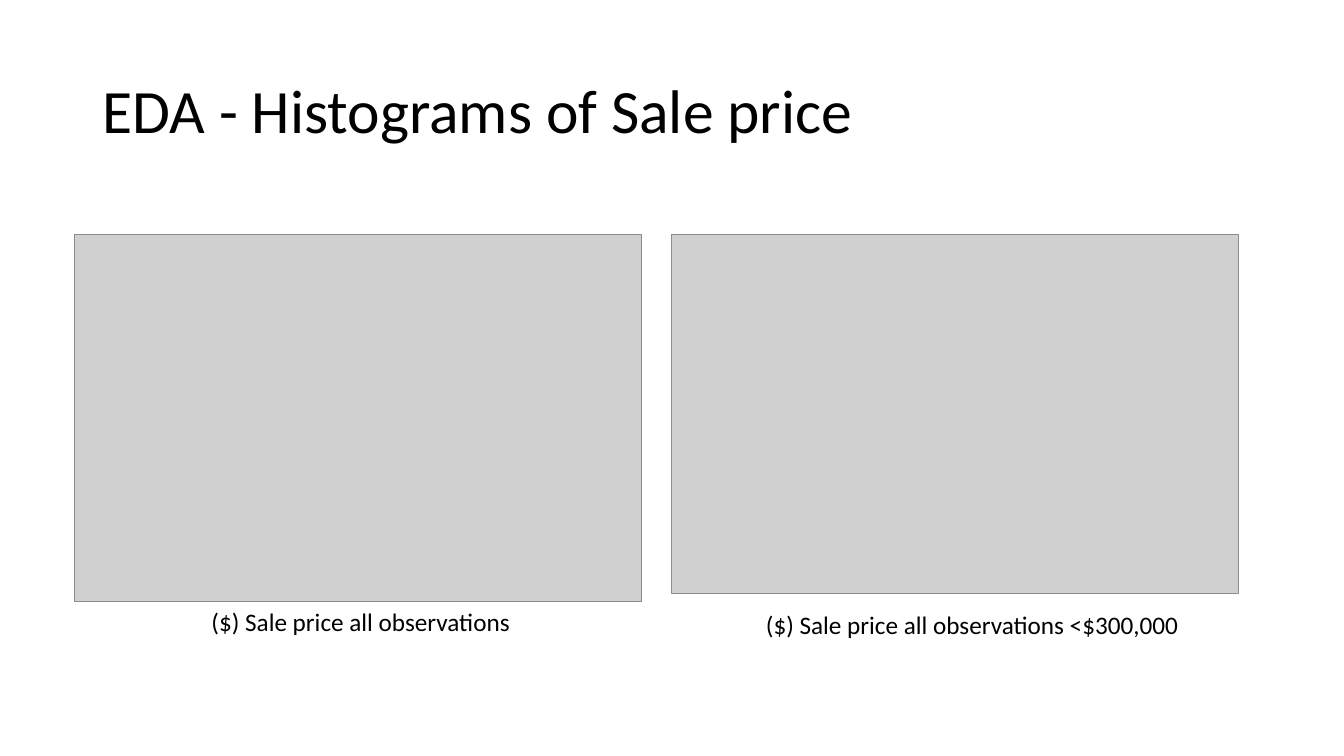
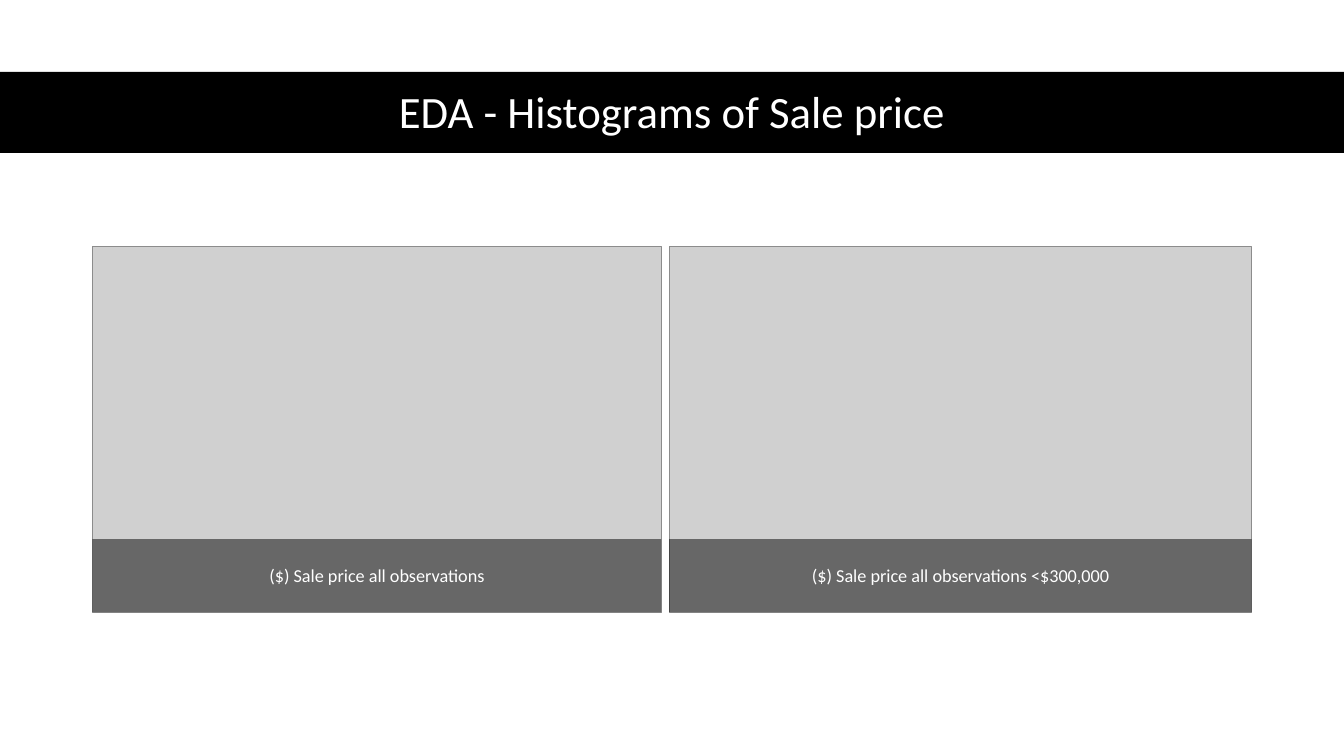
Before and after one commit to djhang99/housing_prices, a slide deck: slide 3 of Draft_Presentation.pptx. Drawn at 1344x756 pixels with LibreOffice and Linux fonts; fonts in the diff are those of the drawing; grey boxes stand for pictures. Boxes give left, top, right and bottom in pixels: in the first picture for what was removed or moved away, otherwise in the second. Text is boxed around its words. In the diff, an @@ line names an element or a change of style, - is before the commit and + after.

Commit message:
presentation formatting

```diff
--- a/Draft_Presentation.pptx
+++ b/Draft_Presentation.pptx
@@ rectangle added at bbox=[0, 72, 1344, 153], fill #000000 @@
@@ title "EDA - Histograms of Sale ...": place and size @@
-title "EDA - Histograms of Sale ..." at bbox=[102, 90, 852, 144]
+title "EDA - Histograms of Sale ..." at bbox=[399, 97, 945, 136]
@@ title "EDA - Histograms of Sale ..." at bbox=[399, 97, 945, 136]: size 44 to 32 pt, text colour #000000 to #FFFFFF; alignment left to centre @@
@@ picture: place and size @@
-picture at bbox=[75, 235, 641, 602]
+picture at bbox=[93, 247, 661, 612]
@@ picture: place and size @@
-picture at bbox=[673, 235, 1239, 594]
+picture at bbox=[669, 247, 1252, 612]
@@ rectangle "($) Sale price all observations" at bbox=[93, 539, 661, 613]: size 18 to 13 pt, text colour #000000 to #FFFFFF; alignment left to centre; more space between paragraphs; vertical alignment top to middle; fill none to #000000 at 50% opacity @@
@@ rectangle "($) Sale price all observations": place and size @@
-rectangle "($) Sale price all observations" at bbox=[245, 613, 510, 635]
+rectangle "($) Sale price all observations" at bbox=[93, 539, 661, 613]
@@ rectangle "($) Sale price all observations ...": place and size @@
-rectangle "($) Sale price all observations ..." at bbox=[800, 616, 1178, 638]
+rectangle "($) Sale price all observations ..." at bbox=[669, 539, 1252, 613]
@@ rectangle "($) Sale price all observations ..." at bbox=[669, 539, 1252, 613]: size 18 to 13 pt, text colour #000000 to #FFFFFF; alignment left to centre; more space between paragraphs; vertical alignment top to middle; fill none to #000000 at 50% opacity @@
```
Also in this commit, not shown: 15 other slides changed, 4 slides added, 2 slides removed.
